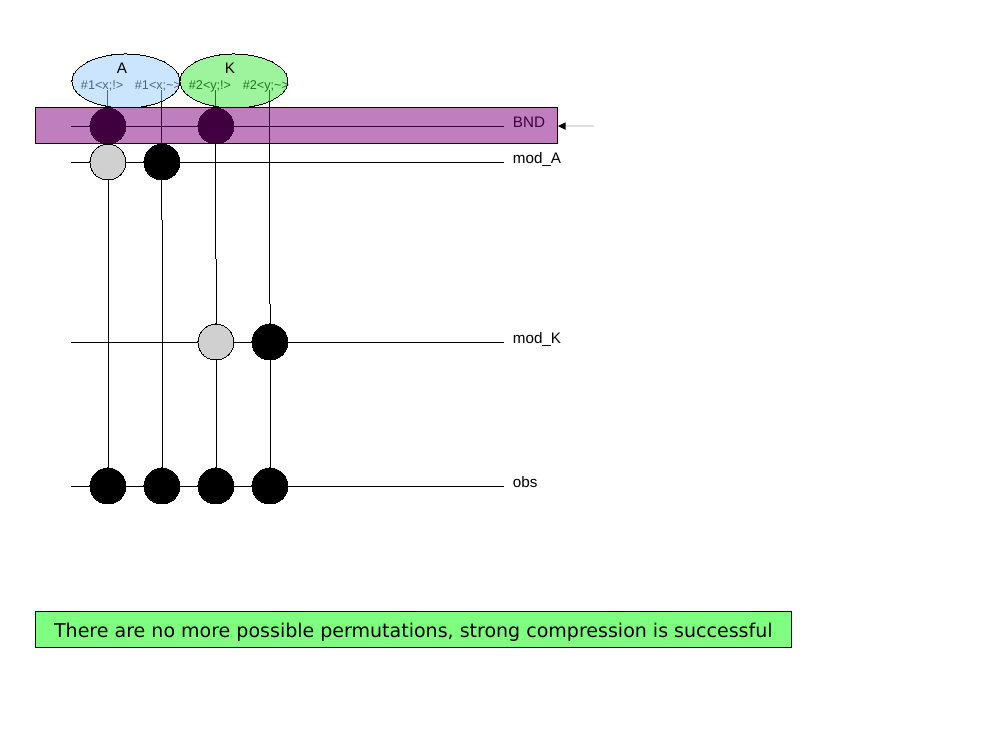
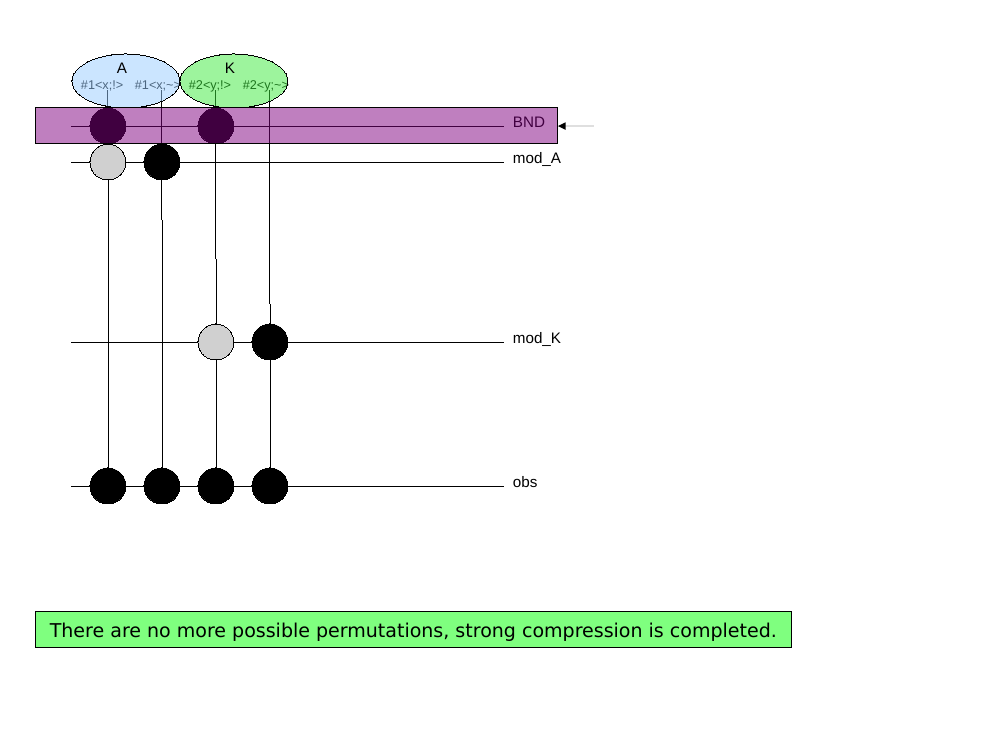
Before and after one commit to kappamodeler/jkappa, a slide deck: slide 33 of documents/StrongCompression/strong.odp. Drawn at 1008x756 pixels with LibreOffice and Linux fonts; fonts in the diff are those of the drawing; grey boxes stand for pictures. Boxes give left, top, right and bottom in pixels: in the first picture for what was removed or moved away, otherwise in the second. Text is boxed around its words. In the diff, an @@ line names an element or a change of style, - is before the commit and + after.

```diff
--- a/documents/StrongCompression/strong.odp
+++ b/documents/StrongCompression/strong.odp
@@ text in rectangle at box(50, 622, 777, 641): text changed @@
-There are no more possible permutations, strong compression is successful
+There are no more possible permutations, strong compression is completed.
```
Also in this commit, not shown: 14 other slides changed, 4 other files.
